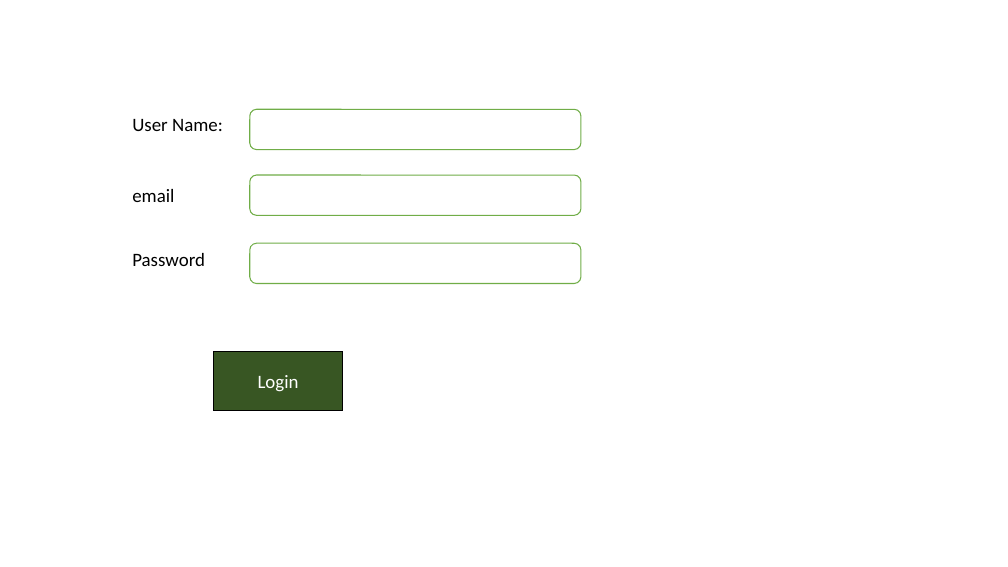
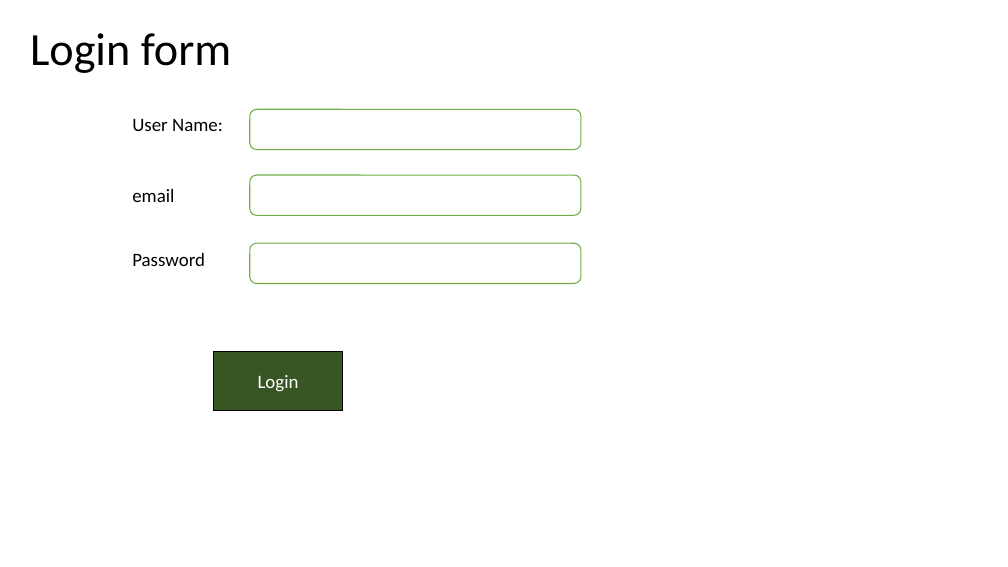
Before and after one commit to Veena-S/RA_HomeworkAssignerApp, a slide deck: slide 4 of Documents/HomeworkAssigner_WireFrame.pptx (slide 5 before the commit). Drawn at 1008x567 pixels with LibreOffice and Linux fonts; fonts in the diff are those of the drawing. Boxes give left, top, right and bottom in pixels: in the first picture for what was removed or moved away, otherwise in the second. Text is boxed around its words. In the diff, an @@ line names an element or a change of style, - is before the commit and + after.

Commit message:
Updated ERD and Wireframe
A few columns added in the user table
In wireframe, added slides for create / edit user form

```diff
--- a/Documents/HomeworkAssigner_WireFrame.pptx
+++ b/Documents/HomeworkAssigner_WireFrame.pptx
@@ title added at bbox=[30, 33, 231, 73], 44 pt, text #000000 @@
+Login form
```
Also in this commit, not shown: 2 slides added, 1 slide removed, 1 other file.
